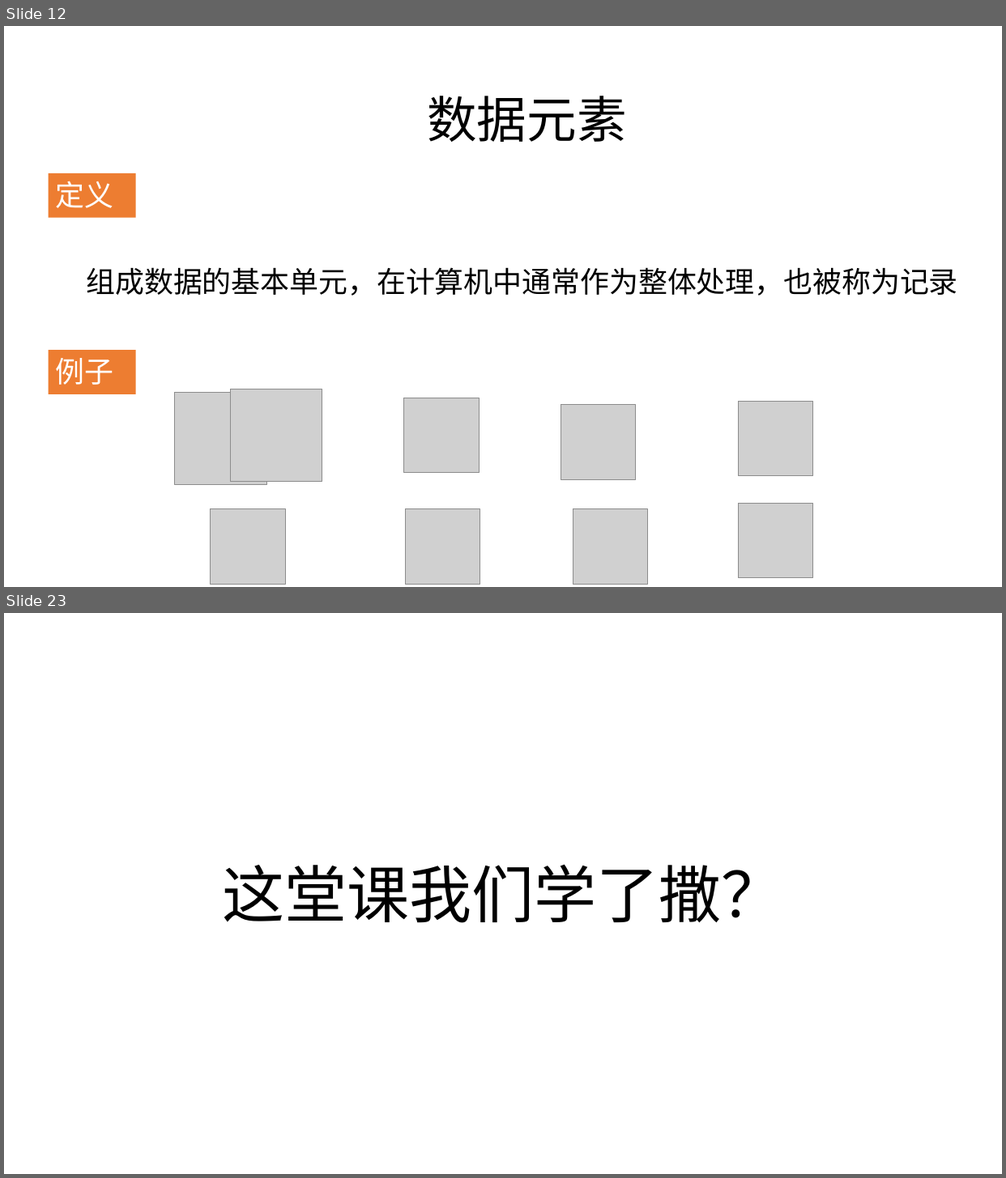
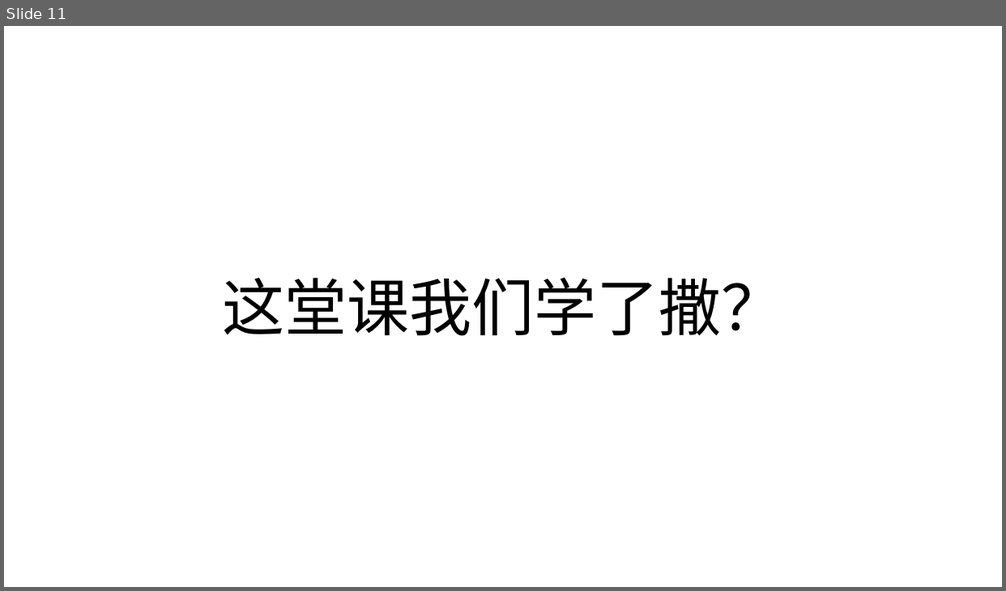
Before and after one commit to zjyesir/hmc_data_structure, a slide deck: 2.线性表.pptx. Shown one above the other, each under a label of ours: slides 12 and 23 before the commit, slide 11 after it; the slides between them are not shown. The pictures are 1006x1178 and 1006x591 pixels, drawn with LibreOffice and Linux fonts; fonts in the diff are those of the drawing; grey boxes stand for pictures; background and template pictures are left out. Boxes give left, top, right and bottom in pixels: in the first picture for what was removed or moved away, otherwise in the second. Text is boxed around its words. In the diff, an @@ line names an element or a change of style, - is before the commit and + after.

```diff
--- a/2.线性表.pptx
+++ b/2.线性表.pptx
@@ slide 12 removed at bbox=[4, 26, 1002, 587], background picture (left out) @@
@@ text removed at bbox=[427, 96, 626, 142] @@
-数据元素
@@ rectangle removed at bbox=[49, 173, 136, 218] @@
-定义
@@ text removed at bbox=[86, 267, 958, 296] @@
-组成数据的基本单元，在计算机中通常作为整体处理，也被称为记录
@@ rectangle removed at bbox=[49, 350, 136, 395] @@
-例子
@@ picture removed at bbox=[230, 390, 322, 482] @@
@@ picture removed at bbox=[175, 393, 266, 485] @@
@@ picture removed at bbox=[404, 398, 479, 473] @@
@@ picture removed at bbox=[561, 405, 636, 480] @@
@@ picture removed at bbox=[739, 401, 813, 476] @@
@@ picture removed at bbox=[211, 510, 286, 584] @@
@@ picture removed at bbox=[405, 510, 480, 584] @@
@@ picture removed at bbox=[573, 510, 648, 584] @@
@@ picture removed at bbox=[739, 504, 813, 578] @@
@@ what was slide 23 is now slide 11 @@
```
Also in this commit, not shown: 2 slides changed, 9 slides added, 19 other slides removed, 1 other file.
